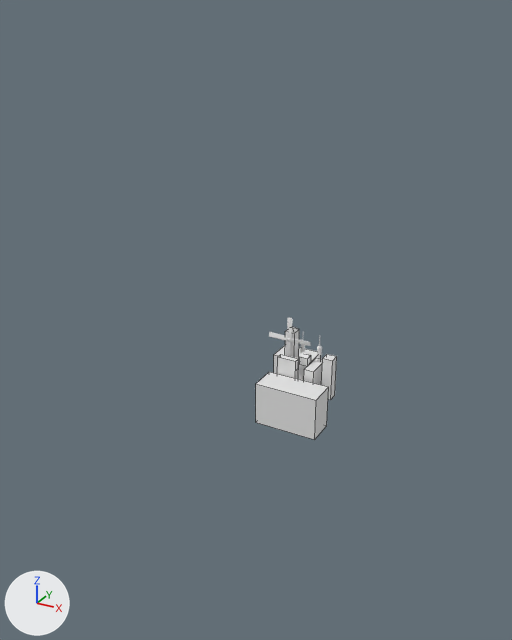
What one commit did to the Blender file assets/blends/level3.blend.
The view is the same before and after, from a 50 mm camera at (1487.0, -3284.0, 1781.0) aimed at (-344.0, 45.0, 117.0). Lighting does not change. The marker at lower left points along +X, +Y and +Z. Mesh edges are drawn as thin lines on the coarser meshes.
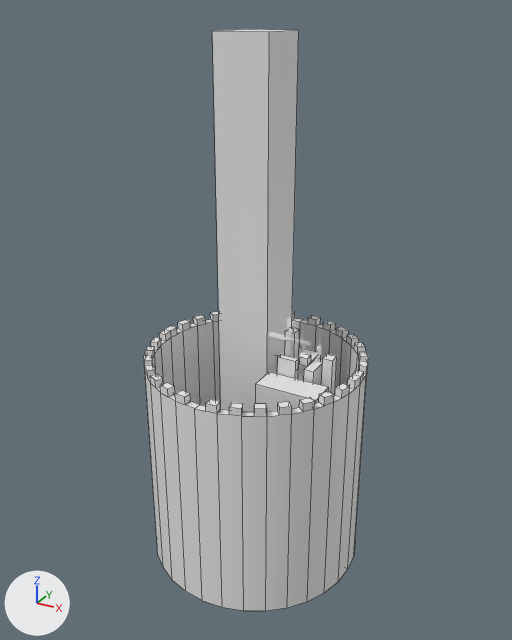
Location of each change, [x1, y1, x2, y2] in pixels of the pictures (512 x 640 px):
'Cylinder.003', added: after [144, 311, 368, 611]
'Cube.006', added: after [212, 29, 299, 412]

Diff of the bpy script that builds the scene:
```diff
--- a/assets/blends/level3.blend.py
+++ b/assets/blends/level3.blend.py
@@ me_cylinder_003 @@
+me_cylinder_003.from_pydata(...)  # 86 vertices, 65 faces; spans x 0.0..1.0, y 0.0..1.0, z -1.0..1.07
+me_cylinder_003.polygons.foreach_set('use_smooth', [True] * 65)
@@ me_cube_013 @@
+me_cube_013.from_pydata(...)  # a box spanning x -1.0..1.0, y -1.0..1.0, z -1.0..1.0
@@ ob_cylinder_003 @@
+ob_cylinder_003 = bpy.data.objects.new('Cylinder.003', me_cylinder_003)
+ob_cylinder_003.location = (-320.0, 0.0, -762.0)
+ob_cylinder_003.scale = (654.0, 654.0, 654.0)
+_m = ob_cylinder_003.modifiers.new('Mirror', 'MIRROR')
+_m.use_axis = (False, True, False)
+_m.use_clip = True
+_m = ob_cylinder_003.modifiers.new('Mirror.001', 'MIRROR')
+_m.use_clip = True
@@ ob_cube_006 @@
+ob_cube_006 = bpy.data.objects.new('Cube.006', me_cube_013)
+ob_cube_006.location = (-398.0, 145.0, 0.0)
+ob_cube_006.scale = (162.0, 162.0, 1680.0)
```
